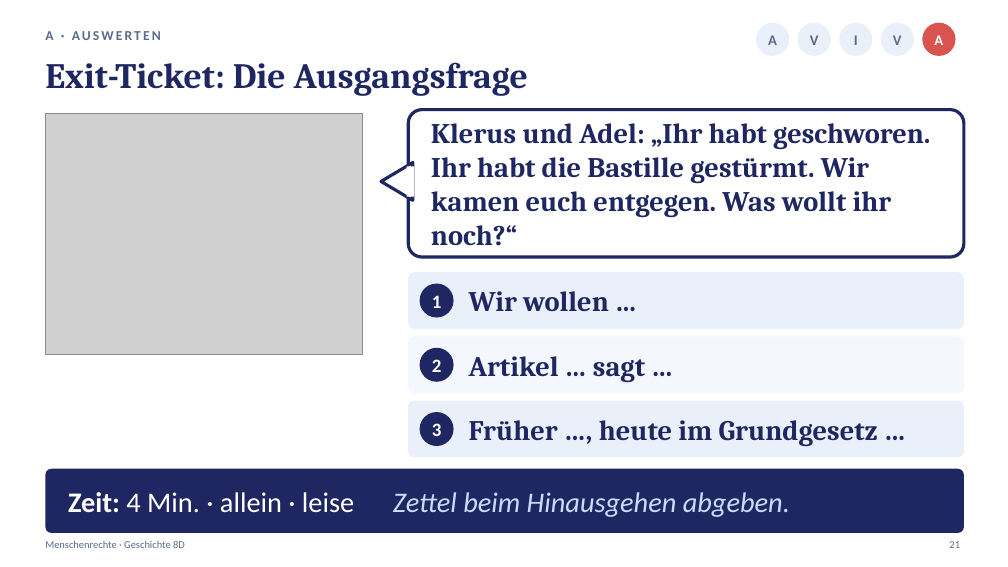
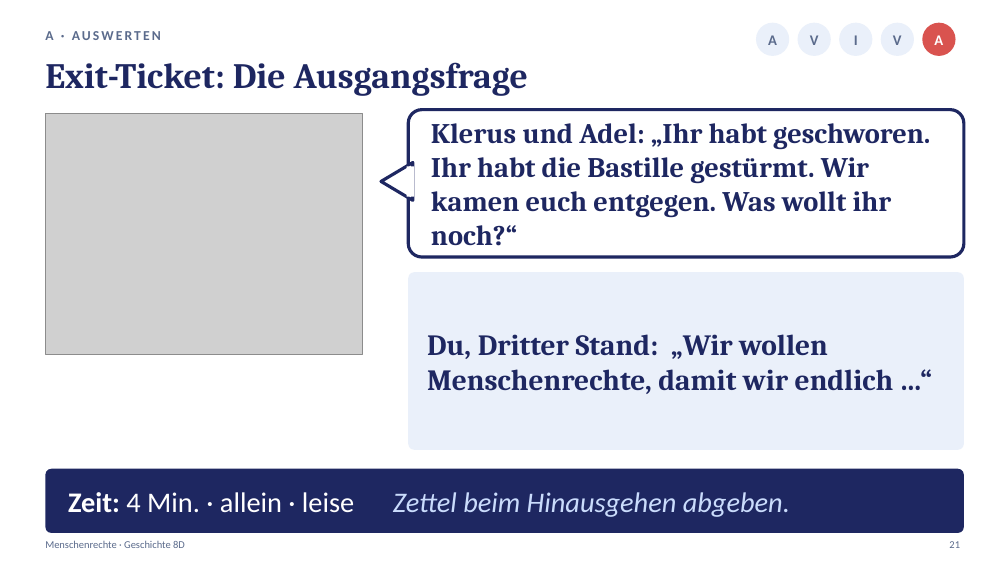
Before and after one commit to golzkonstantin-gif/Schule, a slide deck: slide 21 of Geschichte_8D/Stunde4_Menschenrechte/Praesentation_Stunde4_Menschenrechte_8D.pptx. Drawn at 1008x567 pixels with LibreOffice and Linux fonts; fonts in the diff are those of the drawing; grey boxes stand for pictures. Boxes give left, top, right and bottom in pixels: in the first picture for what was removed or moved away, otherwise in the second. Text is boxed around its words. In the diff, an @@ line names an element or a change of style, - is before the commit and + after.

```diff
--- a/Geschichte_8D/Stunde4_Menschenrechte/Praesentation_Stunde4_Menschenrechte_8D.pptx
+++ b/Geschichte_8D/Stunde4_Menschenrechte/Praesentation_Stunde4_Menschenrechte_8D.pptx
@@ rounded rectangle: place and size @@
-rounded rectangle at box(408, 272, 964, 329)
+rounded rectangle at box(408, 272, 964, 450)
@@ rounded rectangle at box(408, 272, 964, 450): proportions changed @@
@@ ellipse removed at box(420, 284, 454, 318) @@
@@ text removed at box(432, 295, 442, 308) @@
-1
@@ text removed at box(469, 291, 609, 311) @@
-Wir wollen …
@@ rounded rectangle removed at box(408, 337, 964, 393) @@
@@ ellipse removed at box(420, 348, 454, 382) @@
@@ text added at box(427, 334, 894, 394), 28 pt, text #1E2761, bold @@
+Du, Dritter Stand: „Wir wollen Menschenrechte, damit wir endlich …“
@@ text removed at box(432, 359, 442, 372) @@
-2
@@ text removed at box(469, 356, 645, 382) @@
-Artikel … sagt …
@@ rounded rectangle removed at box(408, 401, 964, 457) @@
@@ ellipse removed at box(420, 412, 454, 446) @@
@@ text removed at box(432, 423, 442, 436) @@
-3
@@ text removed at box(469, 420, 878, 446) @@
-Früher …, heute im Grundgesetz …
```
Also in this commit, not shown: 10 other files.
